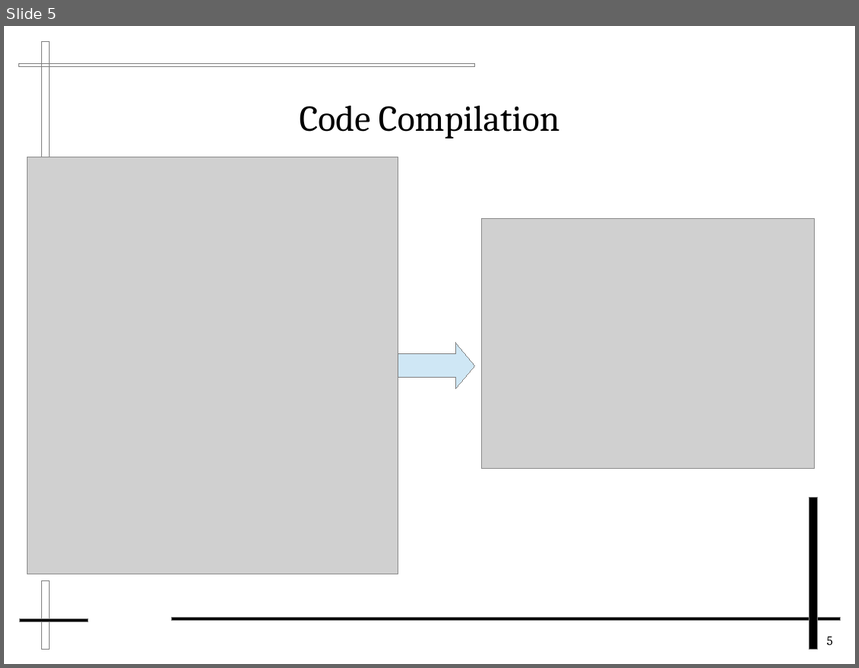
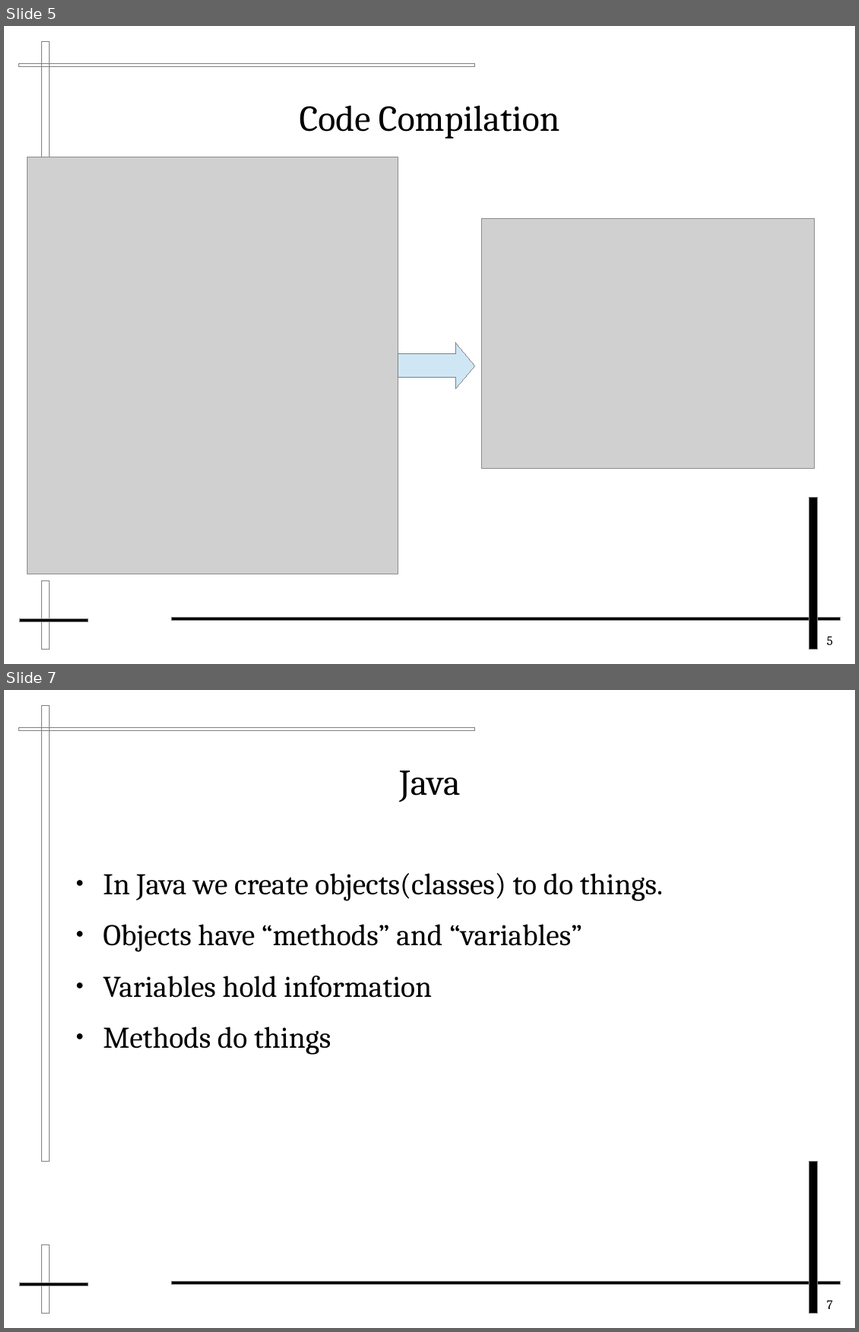
Before and after one commit to FredXCoders/HelloDojo, a slide deck: lessons/Intro to Java.odp. Shown one above the other, each under a label of ours: slide 5 before the commit, slides 5 and 7 after it; the slides between them are not shown. The pictures are 859x668 and 859x1332 pixels, drawn with LibreOffice and Linux fonts; fonts in the diff are those of the drawing; grey boxes stand for pictures. Boxes give left, top, right and bottom in pixels: in the first picture for what was removed or moved away, otherwise in the second. Text is boxed around its words. In the diff, an @@ line names an element or a change of style, - is before the commit and + after.

```diff
--- a/lessons/Intro to Java.odp
+++ b/lessons/Intro to Java.odp
@@ slide 7 added at (4, 690, 855, 1328), background #FFFFFF; not listed: 7 template elements that a slide beside it also shows @@
@@ title added at (399, 771, 460, 802), 33.9 pt, text #000000 @@
+Java
@@ text added at (103, 873, 663, 1055), 28 pt, text #000000 @@
+● In Java we create objects(classes) to do things.
+● Objects have “methods” and “variables”
+● Variables hold information
+● Methods do things
```
Also in this commit, not shown: 2 slides changed, 2 other files.
